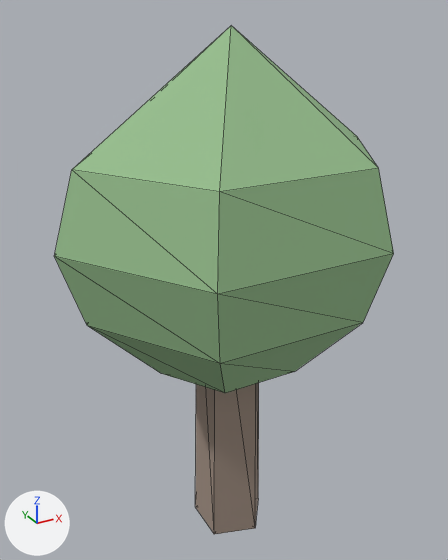
An edit to the glTF model web/public/models/tree-broadleaf-d-far.glb, drawn before and after from the same camera.
Camera for both pictures: a camera (50 mm lens) standing at (-0.523, -0.927, 1.026) and looking at (0.0, 0.025, 0.55). Arrows for +X, +Y and +Z are at lower left; the lights stay in place. The first picture is the older version. Mesh edges are drawn as thin lines. Vertices at exactly the same position are counted once.

Objects in the first picture: 'tree-broadleaf-d-far'.
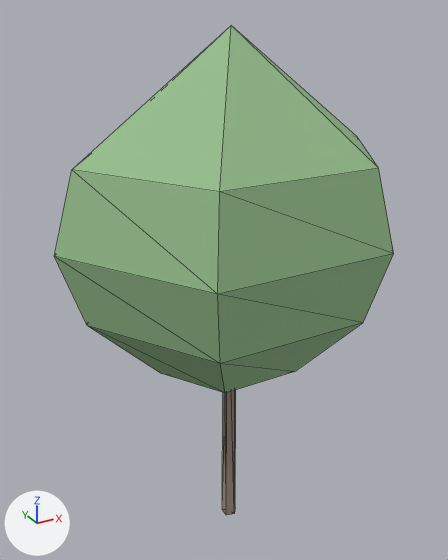
Edits to the bpy script that builds the scene:
```text
Change me_tree_broadleaf_d_far:
    where me_tree_broadleaf_d_far.from_pydata(...)  # 38 vertices, 68 faces; spans x -0.318..0.318, y -0.248..0.248, z 0.0..1.0
    used by ob_tree_broadleaf_d_far; location = (0.0, 0.0, 0.0)
    me_tree_broadleaf_d_far part 1: the loose piece of 12 vertices spanning x -0.062..0.076, y -0.073..0.073, z 0.0..0.658 is scaled about the mesh origin by (0.206, 0.206, 1)
```

Changed parts and their boxes (x1, y1, x2, y2) in the pictures (448 x 560 px; the box of a moved part takes in the faces that stretch with it):
'tree-broadleaf-d-far', reshaped
    before: (54, 26, 394, 534)
    after: (54, 26, 394, 515)
part 1 of me_tree_broadleaf_d_far, moved or reshaped
    before: (195, 383, 259, 534)
    after: (222, 390, 236, 515)
